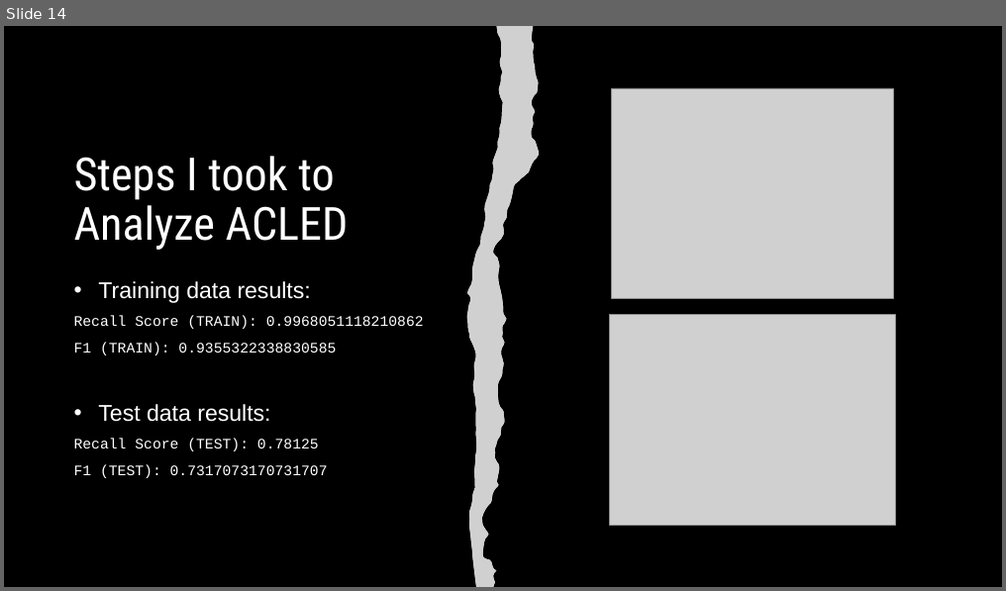
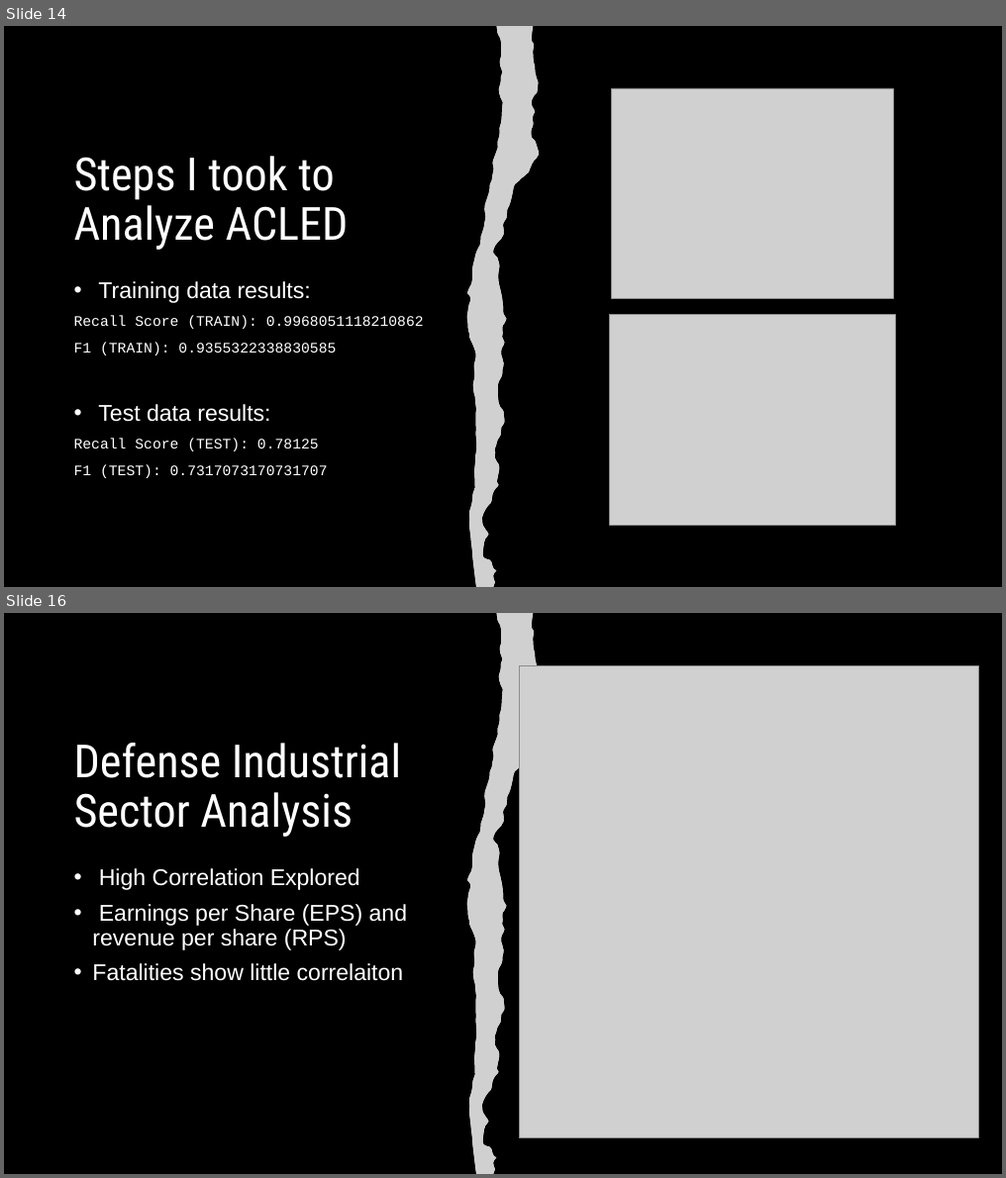
Before and after one commit to fs247/CSI777_Final_Project, a slide deck: CSI777_Final Presentation.pptx. Shown one above the other, each under a label of ours: slide 14 before the commit, slides 14 and 16 after it; the slides between them are not shown. The pictures are 1006x591 and 1006x1178 pixels, drawn with LibreOffice and Linux fonts; fonts in the diff are those of the drawing; grey boxes stand for pictures. Boxes give left, top, right and bottom in pixels: in the first picture for what was removed or moved away, otherwise in the second. Text is boxed around its words. In the diff, an @@ line names an element or a change of style, - is before the commit and + after.

Commit message:
Add files via upload
fatal_finance is the data you want

```diff
--- a/CSI777_Final Presentation.pptx
+++ b/CSI777_Final Presentation.pptx
@@ slide 16 added at [4, 613, 1002, 1174], background #000000 @@
@@ freeform shape added at [467, 613, 540, 1174], fill #FFFFFF @@
@@ picture added at [467, 613, 540, 1174] @@
@@ picture added at [519, 665, 979, 1138] @@
@@ title added at [74, 743, 401, 837], 44 pt, text #FFFFFF @@
+Defense Industrial Sector Analysis
@@ text added at [92, 868, 407, 981], 22 pt, text #FFFFFF @@
+• High Correlation Explored
+• Earnings per Share (EPS) and revenue per share (RPS)
+• Fatalities show little correlaiton
```
Also in this commit, not shown: 5 other slides added, 4 other files.
